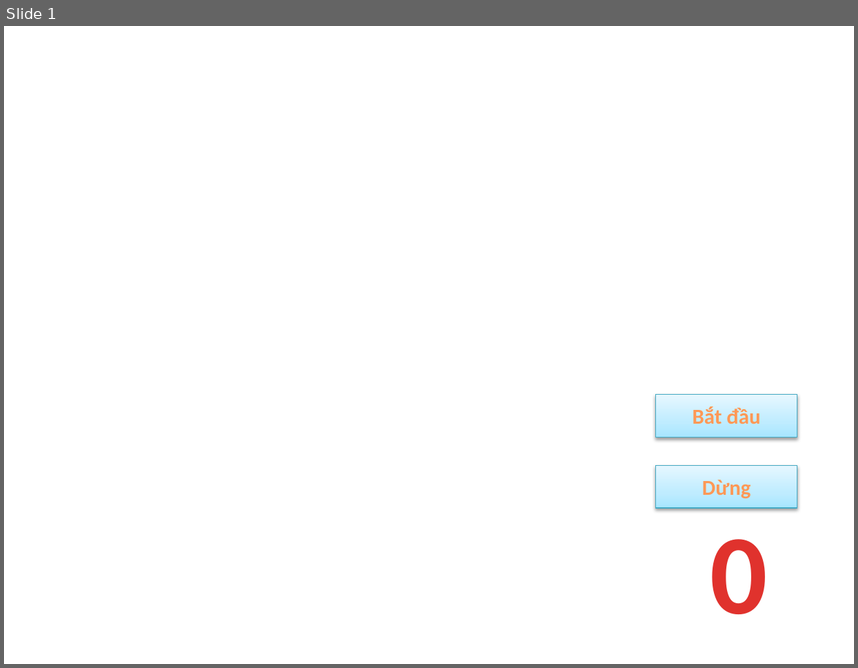
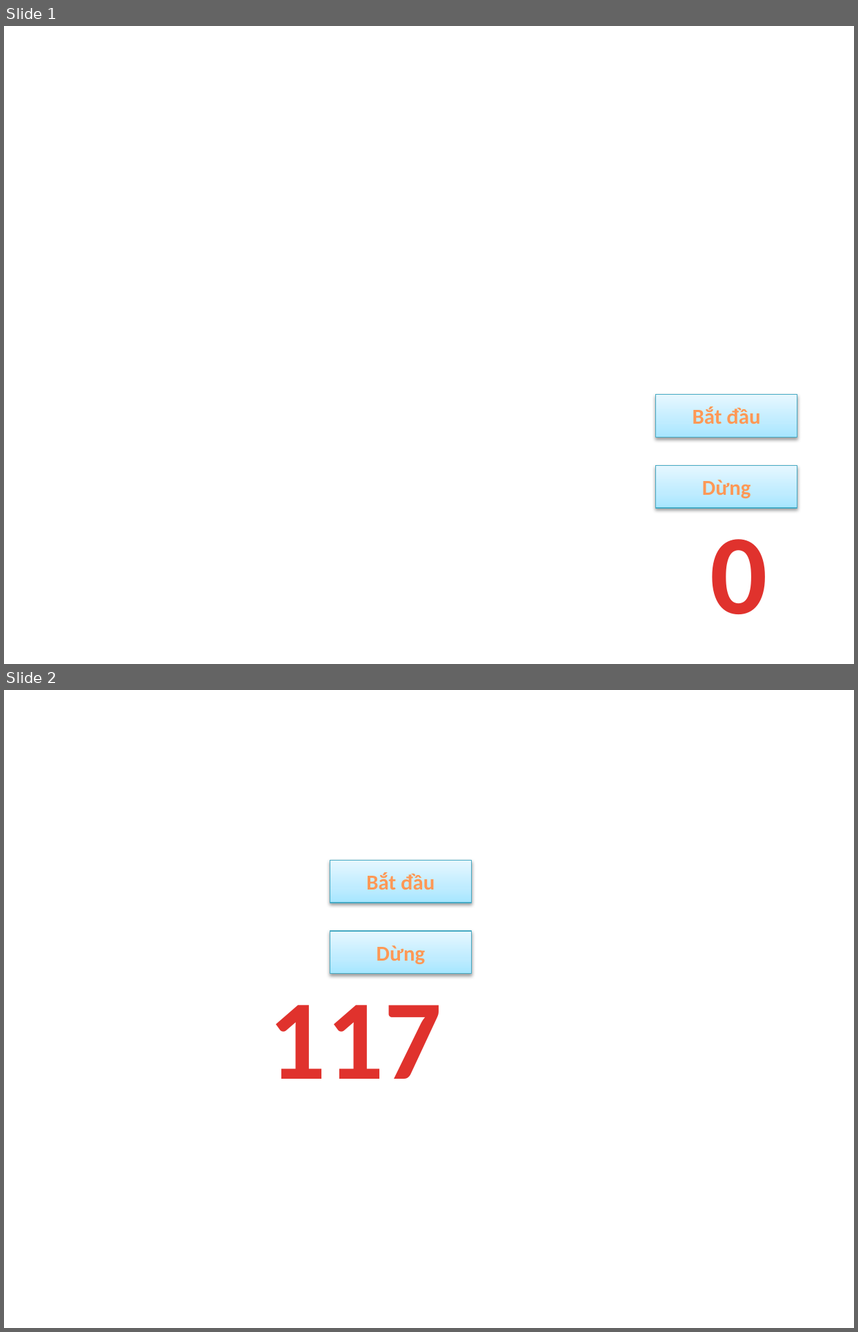
Before and after one commit to huytt/giao-an, a slide deck: DongHo.pptm. Shown one above the other, each under a label of ours: slide 1 before the commit, slides 1 and 2 after it. The pictures are 858x668 and 858x1332 pixels, drawn with LibreOffice and Linux fonts; fonts in the diff are those of the drawing. Boxes give left, top, right and bottom in pixels: in the first picture for what was removed or moved away, otherwise in the second. Text is boxed around its words. In the diff, an @@ line names an element or a change of style, - is before the commit and + after.

```diff
--- a/DongHo.pptm
+++ b/DongHo.pptm
@@ slide 2 added at (x1=4, y1=690, x2=854, y2=1328), background #FFFFFF @@
@@ rectangle added at (x1=330, y1=860, x2=472, y2=903), fill gradient #A7E6FF to #C1EDFF to #E7F8FF, outline #46AAC5 0.75 pt, 18 pt, text gradient #9D4700 to #FF9856 to #FFF5F1, bold @@
+Bắt đầu
@@ rectangle added at (x1=330, y1=931, x2=472, y2=973), fill gradient #A7E6FF to #C1EDFF to #E7F8FF, outline #46AAC5 0.75 pt, 18 pt, text gradient #9D4700 to #FF9856 to #FFF5F1, bold @@
+Dừng
@@ text added at (x1=268, y1=1005, x2=441, y2=1078), 96 pt, text gradient #E0322D to #A2201C, bold @@
+117
```
Also in this commit, not shown: 1 slide removed.
